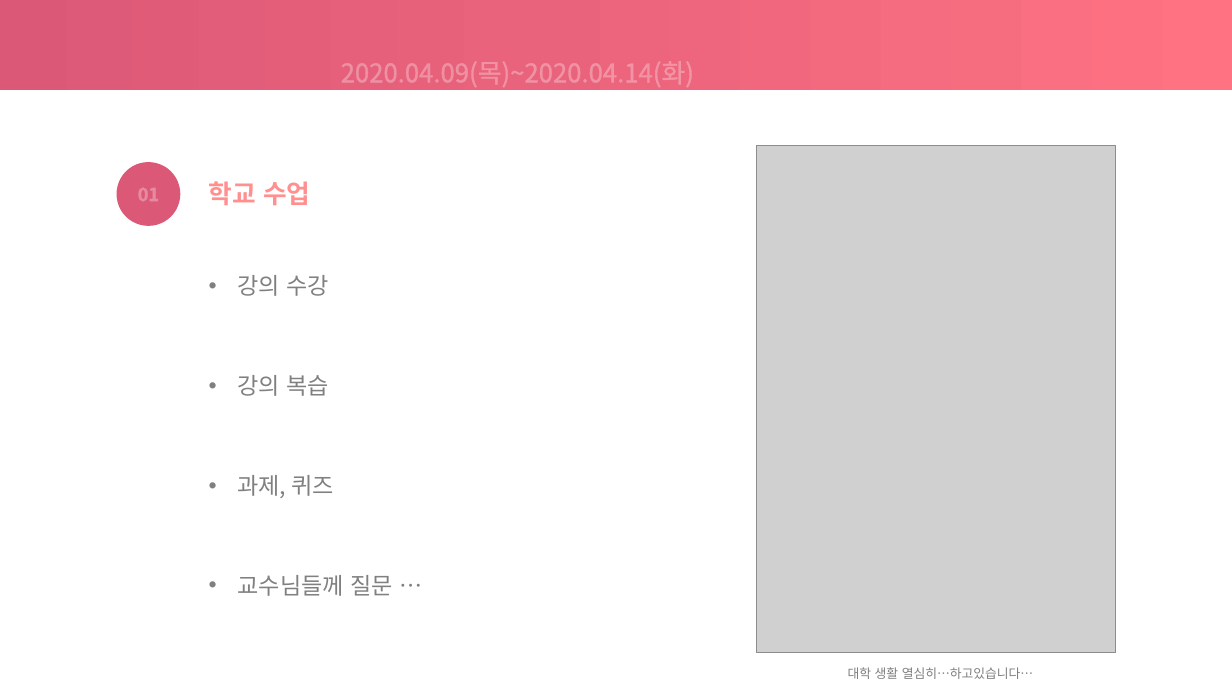
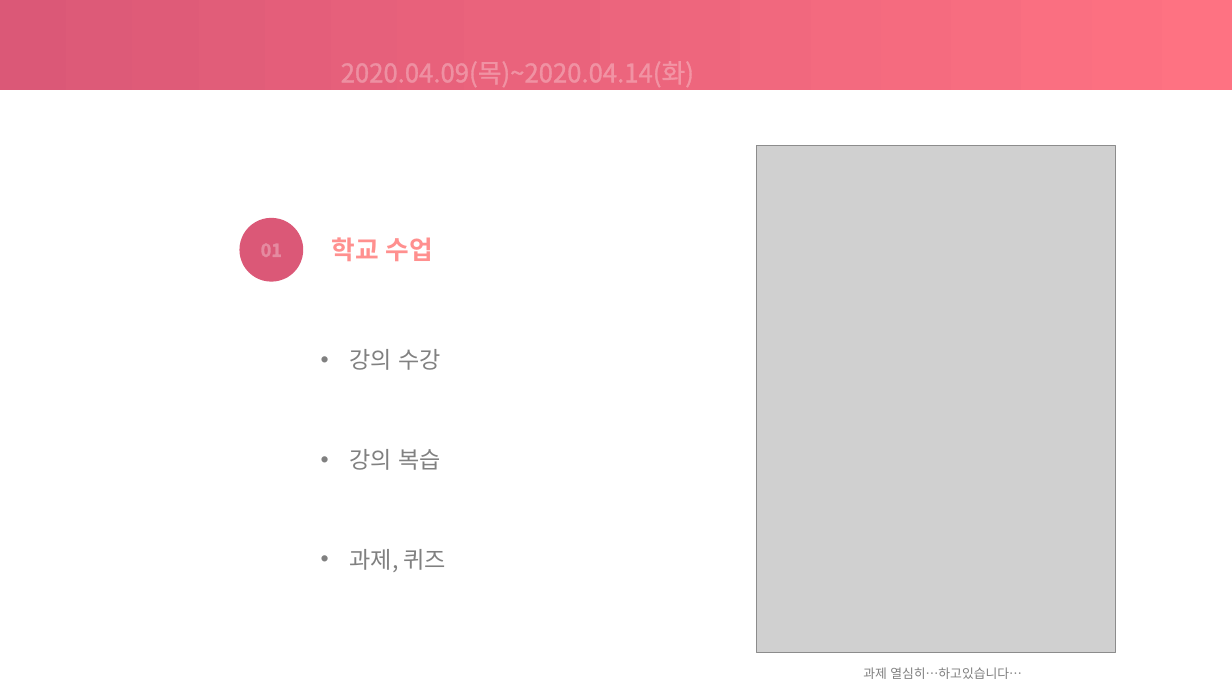
Before and after one commit to choeunyoung0208/silverzerowaterkite, a slide deck: slide 2 of 200416/20.04.16.pptx. Drawn at 1232x693 pixels with LibreOffice and Linux fonts; fonts in the diff are those of the drawing; grey boxes stand for pictures. Boxes give left, top, right and bottom in pixels: in the first picture for what was removed or moved away, otherwise in the second. Text is boxed around its words. In the diff, an @@ line names an element or a change of style, - is before the commit and + after.

```diff
--- a/200416/20.04.16.pptx
+++ b/200416/20.04.16.pptx
@@ ellipse "01": place and size @@
-ellipse "01" at (116, 162, 180, 226)
+ellipse "01" at (239, 218, 303, 282)
@@ text "학교 수업": place and size @@
-text "학교 수업" at (209, 181, 310, 205)
+text "학교 수업" at (332, 237, 433, 261)
@@ text "강의 수강": place and size @@
-text "강의 수강" at (238, 275, 393, 596)
+text "강의 수강" at (350, 349, 447, 572)
@@ text at (238, 575, 393, 596): paragraph removed @@
-• 교수님들께 질문 …
@@ text at (863, 667, 1022, 679): text changed @@
-대학 생활 열심히…하고있습니다…
+과제 열심히…하고있습니다…
```
Also in this commit, not shown: 5 other slides changed.
